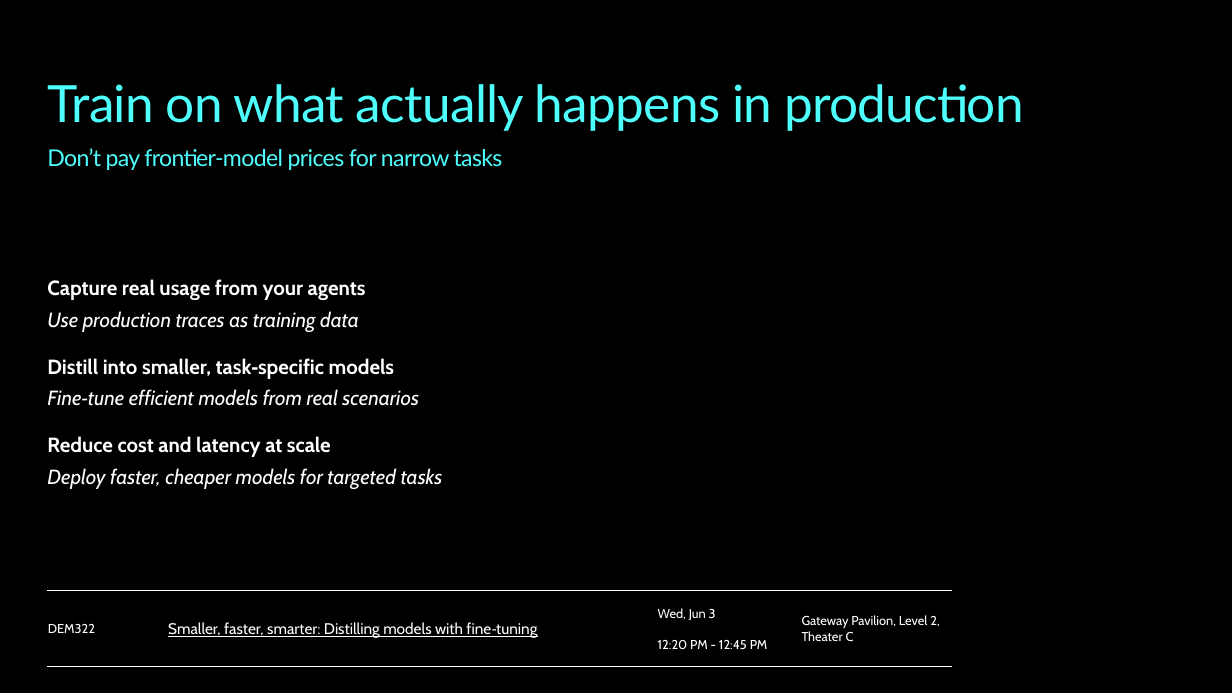
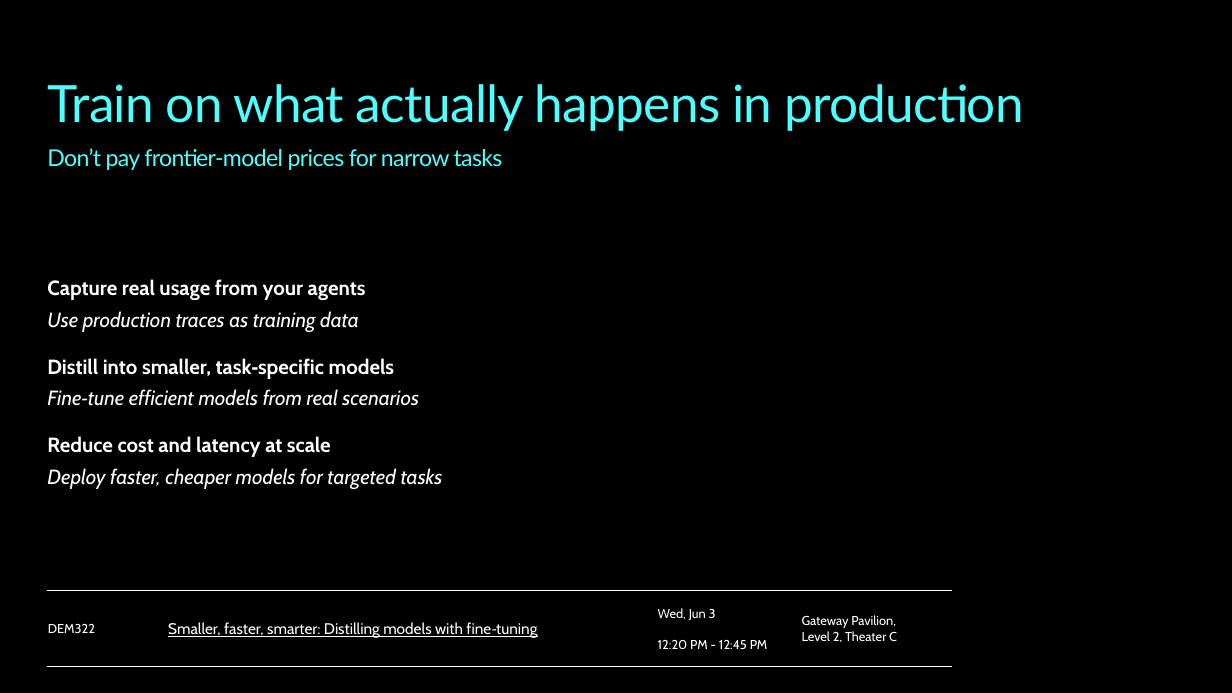
Before and after one commit to microsoft-foundry/build-2026-demos, a slide deck: slide 9 of fine-tuning-and-adaption/FineTuning-Booth_RotatingDeck_Build 2026.pptx. Drawn at 1232x693 pixels with LibreOffice and Linux fonts; fonts in the diff are those of the drawing; background and template pictures are left out. Boxes give left, top, right and bottom in pixels: in the first picture for what was removed or moved away, otherwise in the second. Text is boxed around its words. In the diff, an @@ line names an element or a change of style, - is before the commit and + after.

```diff
--- a/fine-tuning-and-adaption/FineTuning-Booth_RotatingDeck_Build 2026.pptx
+++ b/fine-tuning-and-adaption/FineTuning-Booth_RotatingDeck_Build 2026.pptx
@@ table at <box>47,591,952,666</box> @@
-row 1, column 4: Gateway Pavilion, Level 2, Theater C
+row 1, column 4: Gateway Pavilion, / Level 2, Theater C
```
Also in this commit, not shown: 2 other slides changed.
